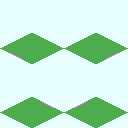
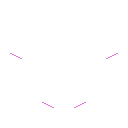
Layer changes from the first 128px x 128px image to the second:
removed layer "クリップボード コピー #1" over (74, 102, 86, 108)
removed layer "クリップボード コピー" over (106, 53, 118, 59)
removed layer "クリップボード コピー #2" over (42, 102, 54, 108)
painted on "クリップボード" over (42, 53, 118, 108)
removed layer "Base_Plate_1x1.png" over (0, 0, 128, 128)
